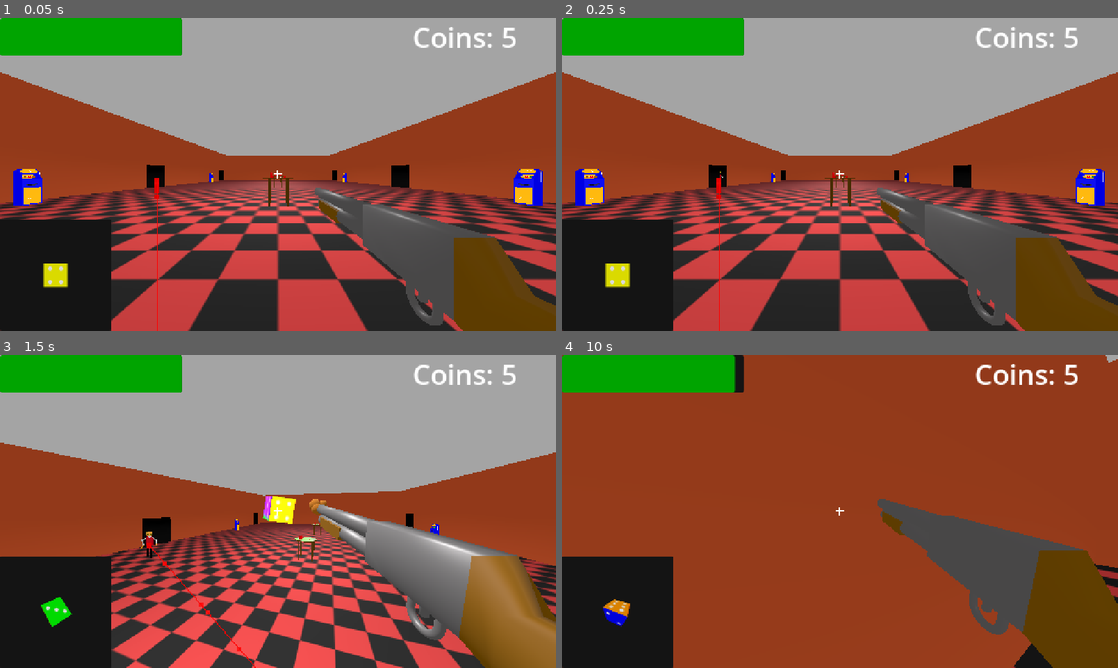
Above: before the commit, frames 1-4 (two rows, left to right).
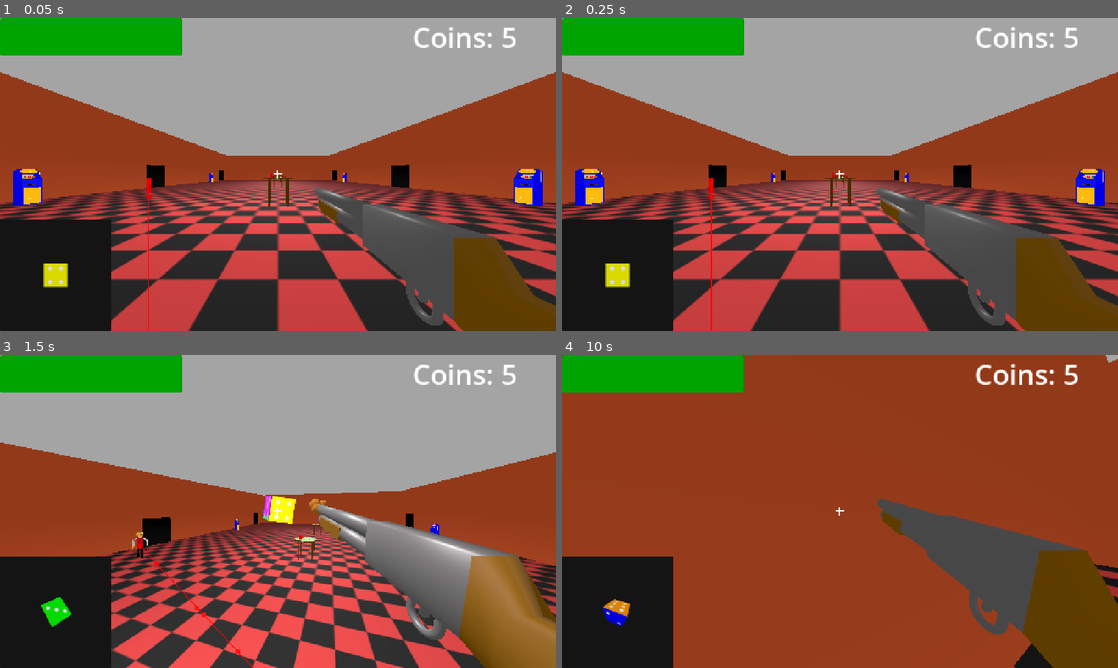
Above: after the commit, the same moments.

Repository: Ravioli45/RespawnJamFall2026
Game: Godot game, scene res://Casino/casino.tscn
Same seed, same stepped clock (60 frames per second), same inputs: the game is played once before the commit and once after it.
Inputs (mouse positions are in pixels of both pictures, inside the frame that each line leads up to):
- Up to frame 1 (0.05 s): no input
- Up to frame 2 (0.25 s): no input
- Up to frame 3 (1.5 s): move the mouse to (305, 511) at 0.52 s; hold E (interact) 0.53-1.28 s; hold W (forward) from 0.53 s (still down); click (305, 511) at 0.67 s; tap Space (jump) at 0.77 s; move the mouse to (250, 511) at 1.27 s; click (250, 511) at 1.35 s
- Up to frame 4 (10 s): tap Space (jump) at 1.52, 3.02, 3.77, 4.52, 6.02, 6.77, 7.52, 9.02, 9.77 s; move the mouse to (851, 505) at 2.02 s; hold E (interact) 2.03-2.78 s; click (851, 505) at 2.17 s; move the mouse to (834, 517) at 2.77 s; click (834, 517) at 2.85 s; move the mouse to (878, 514) at 3.52 s; hold E (interact) 3.53-4.28 s; click (878, 514) at 3.67 s; move the mouse to (795, 508) at 4.27 s; click (795, 508) at 4.35 s; move the mouse to (845, 511) at 5.02 s; hold E (interact) 5.03-5.78 s; click (845, 511) at 5.17 s; move the mouse to (817, 505) at 5.77 s; release W (forward) at 5.78 s; hold D (right) 5.78-6.53 s; click (817, 505) at 5.85 s; move the mouse to (867, 511) at 6.52 s; hold E (interact) 6.53-7.28 s; hold W (forward) 6.53-8.78 s; click (867, 511) at 6.67 s; move the mouse to (812, 511) at 7.27 s; click (812, 511) at 7.35 s; move the mouse to (851, 505) at 8.02 s; hold E (interact) 8.03-8.78 s; click (851, 505) at 8.17 s; move the mouse to (834, 517) at 8.77 s; hold A (left) 8.78-9.53 s; click (834, 517) at 8.85 s; move the mouse to (878, 514) at 9.52 s; hold W (forward) from 9.53 s (still down); hold E (interact) from 9.53 s (still down); click (878, 514) at 9.67 s

The runs differ from the first frame. In frame 1, 0.2% of the frame differs, in the area x 26-29%, y 51-100%; in frame 2, 0.3%; in frame 3, 0.4%, in the area x 23-46%, y 56-100%; in frame 4, 0.2%.

Commit message:
Kill counter

Diff:
--- a/Casino/casino.tscn
+++ b/Casino/casino.tscn
@@ -119,14 +119,6 @@
 [node name="Player" parent="." unique_id=1423276027 instance=ExtResource("2_pvja2")]
 transform = Transform3D(1, 0, 0, 0, 1, 0, 0, 0, 1, 0, 0.5, 10.811504)
 
-[node name="Enemy" parent="." unique_id=1516501594 node_paths=PackedStringArray("player") instance=ExtResource("5_mlntv")]
-transform = Transform3D(1, 0, 0, 0, 1, 0, 0, 0, 1, -8.87329, 0.5006397, -0.63140583)
-player = NodePath("../Player")
-
-[node name="Enemy2" parent="." unique_id=1710332685 node_paths=PackedStringArray("player") instance=ExtResource("5_mlntv")]
-transform = Transform3D(1, 0, 0, 0, 1, 0, 0, 0, 1, 9.472592, 0.5006397, 12.642893)
-player = NodePath("../Player")
-
 [node name="NavigationRegion3D" type="NavigationRegion3D" parent="." unique_id=103063073]
 navigation_mesh = SubResource("NavigationMesh_wm55w")
 
--- a/Casino/level_manager.gd
+++ b/Casino/level_manager.gd
@@ -7,6 +7,10 @@
 @export var pause_menu: ColorRect
 
 func _ready() -> void:
+	var startingEnemies: int = 2
+	for i in startingEnemies:
+		spawn_enemy()
+
 	capture_mouse()
 
 func _input(event: InputEvent) -> void:
@@ -14,7 +18,7 @@
 		release_mouse()
 		if pause_menu:
 			pause_menu.show()
-	elif event is InputEventMouseButton and event.button_index == MOUSE_BUTTON_LEFT:
+	elif event is InputEventMouseButton and event.button_index == MOUSE_BUTTON_LEFT and Input.mouse_mode != Input.MOUSE_MODE_CAPTURED:
 		capture_mouse()
 		if pause_menu:
 			pause_menu.hide()
@@ -27,6 +31,7 @@
 	var selected_spawn_position: Vector3 = enemy_spawn_points[randi() % 6].position
 	new_enemy.position = selected_spawn_position
 	new_enemy.player = player
+	new_enemy.enemy_killed.connect(increase_kill_count)
 	add_child(new_enemy)
 
 func end_game() -> void:
@@ -38,3 +43,6 @@
 
 func release_mouse() -> void:
 	Input.mouse_mode = Input.MOUSE_MODE_VISIBLE
+
+func increase_kill_count() -> void:
+	KillCounter.increase_kills()
--- /dev/null
+++ b/HUD/kill_counter.gd
@@ -0,0 +1,10 @@
+extends Node
+
+var kill_count: int = 0
+var max_kills: int = 0;
+
+func increase_kills() -> void:
+	print(kill_count)
+	kill_count += 1
+	if(kill_count > max_kills):
+		max_kills = kill_count
--- a/UI/main_menu.gd
+++ b/UI/main_menu.gd
@@ -1,4 +1,7 @@
 extends Control
+
+func _ready() -> void:
+	KillCounter.kill_count = 0
 
 func play() -> void:
 	get_tree().change_scene_to_file('uid://d3ww4g1s5k58m')
--- a/project.godot
+++ b/project.godot
@@ -19,6 +19,7 @@
 [autoload]
 
 ModifierTable="*uid://bksgcjb7vlyha"
+KillCounter="*uid://cbuoxhujwl7h"
 
 [display]
 
Not shown, added: HUD/kill_counter.gd.uid
Not shown, added: Sounds/ShotgunAndReload.mp3.import
Not shown, added: Sounds/SlotMachineSpin.mp3.import
Not shown, added: Sounds/ShotgunAndReload.mp3
Not shown, added: Sounds/SlotMachineSpin.mp3
